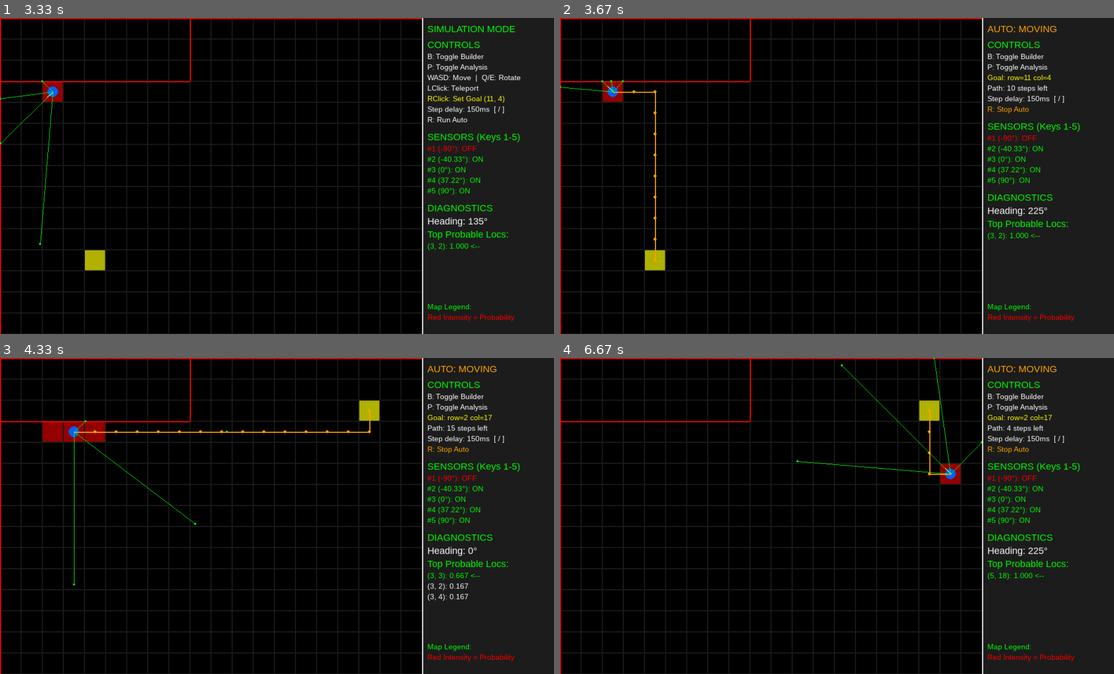
Above: before the commit, frames 1-4 (two rows, left to right).
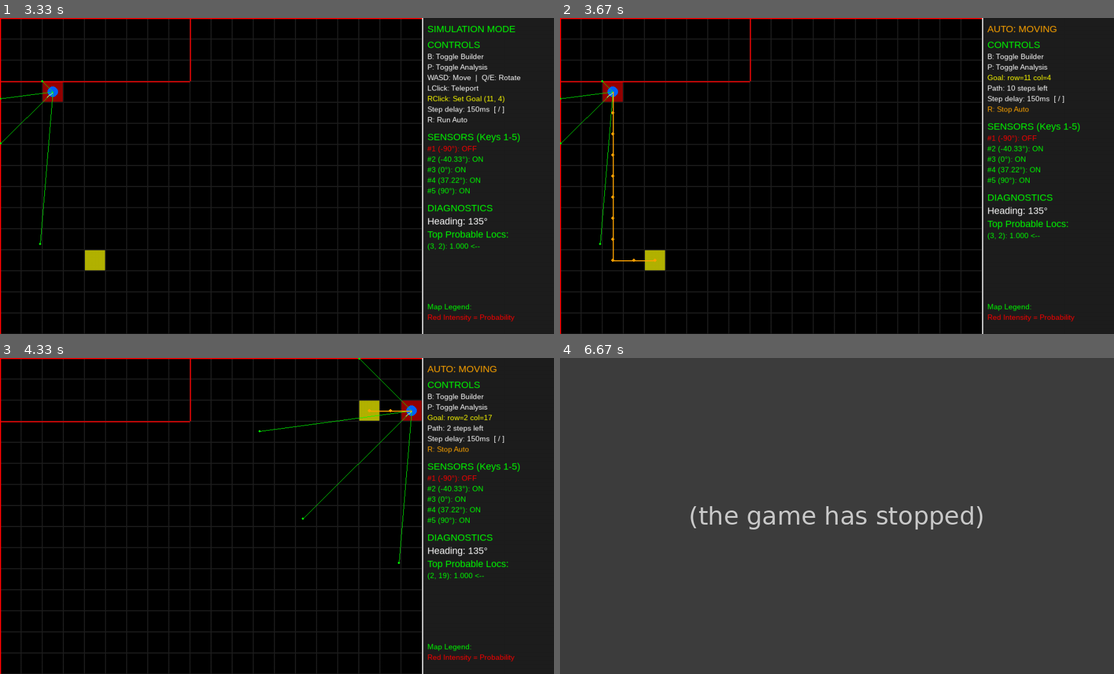
Above: after the commit, the same moments.

Repository: AlonShorr/Project_A
Game: pygame game, started from development/SA_Simulator/lidar_sim/lidar_pygame_sim.py
The game is run twice, just before and just after one commit, with the same random seed, the same clock (stepped at 60 frames per second) and the same inputs.
Inputs (mouse positions are in pixels of both pictures, inside the frame that each line leads up to):
- Up to frame 1 (3.33 s): hold A 0.33-0.87 s; hold S 0.9-1.2 s; tap  at 1.05, 2.15, 2.55 s; tap R at 1.23 s; hold A 1.57-1.97 s; tap 1 at 1.72 s; hold W 2-2.37 s; hold D 2.4-3.03 s; right-click (88, 251) at 3.12 s
- Up to frame 2 (3.67 s): tap R at 3.4 s
- Up to frame 3 (4.33 s): click (421, 399) at 3.78 s; right-click (360, 408) at 4.12 s
- Up to frame 4 (6.67 s): click (792, 497) at 4.45 s; click (776, 481) at 4.78 s; click (776, 519) at 5.12 s; click (787, 579) at 5.45 s; click (770, 547) at 5.78 s; click (825, 623) at 6.12 s; click (947, 478) at 6.45 s

Frame 1 is identical in both runs. In frame 2, 0.6% of the frame differs, in the area x 0-87%, y 19-78%; in frame 3, 2.0%; in frame 4, 100%, in the area x 0-100%, y 0-100%.
Error after the commit: IndexError: index 20 is out of bounds for axis 1 with size 20 (localization.py line 96); the game stopped at 4.57 s (later frames are placeholders)

Commit message:
Implemented a star

Diff:
--- /dev/null
+++ b/development/SA_Simulator/lidar_sim/astar_planner.py
@@ -0,0 +1,146 @@
+"""A* waypoint planner for the simulator grid — drop-in replacement for plan_rrt.
+
+    from astar_planner import plan_astar, path_cells_to_world
+
+    result = plan_astar(
+        wall_map=wall_map,
+        start=(localized_r, localized_c, localized_theta),
+        goal=(goal_r, goal_c),
+    )
+    if result["success"]:
+        path_cells = result["path"]
+        path_world = path_cells_to_world(path_cells)
+    else:
+        print("A* failed:", result["debug"]["reason"])
+"""
+
+from __future__ import annotations
+
+import heapq
+import math
+from typing import Any, Optional
+
+from rrt_planner import (
+    FORWARD,
+    TURN_AROUND,
+    TURN_LEFT,
+    TURN_RIGHT,
+    _action_cost,
+    _make_failure,
+    _map_shape,
+    _success_result,
+    apply_internal_action,
+    is_state_valid,
+    normalize_state,
+    path_cells_to_world,
+    state_path_to_cell_path,
+)
+
+_ACTIONS = (FORWARD, TURN_LEFT, TURN_RIGHT, TURN_AROUND)
+
+
+def _heuristic(state: tuple[int, int, int], goal_cell: tuple[int, int]) -> float:
+    """Manhattan distance — admissible since each forward step costs 1.0 and moves one cell."""
+    return abs(state[0] - goal_cell[0]) + abs(state[1] - goal_cell[1])
+
+
+def plan_astar(
+    wall_map: Any,
+    start: tuple[int, ...],
+    goal: tuple[int, ...],
+    start_theta: Optional[int] = None,
+    goal_theta: Optional[int] = None,
+    return_debug: bool = True,
+) -> dict[str, Any]:
+    """Compute an optimal waypoint path from start to goal using A*.
+
+    Searches over (r, c, theta) states with turn and forward costs from _action_cost,
+    guaranteeing the least-cost path. Returns the same dict format as plan_rrt:
+      result["path"]            — list of (r, c) cells, start cell excluded
+      result["path_with_theta"] — list of (r, c, theta) states, start excluded
+      result["success"]         — bool
+      result["debug"]           — diagnostics dict
+    """
+    try:
+        start_state = normalize_state(start, start_theta, default_theta=0)
+        goal_default_theta = goal_theta if goal_theta is not None else start_state[2]
+        goal_state = normalize_state(goal, goal_theta, default_theta=goal_default_theta)
+    except (TypeError, ValueError) as exc:
+        return _make_failure(str(exc), 0, 0)
+
+    if not is_state_valid(wall_map, start_state):
+        return _make_failure("start is outside the map", 0, 0)
+    if not is_state_valid(wall_map, goal_state):
+        return _make_failure("goal is outside the map", 0, 0)
+
+    goal_cell = goal_state[:2]
+    rows, cols = _map_shape(wall_map)
+
+    g_score: dict[tuple[int, int, int], float] = {start_state: 0.0}
+    came_from: dict[tuple[int, int, int], Optional[tuple[int, int, int]]] = {
+        start_state: None
+    }
+
+    # (f_cost, g_cost, state) — all fields are natively comparable
+    open_heap: list = [(_heuristic(start_state, goal_cell), 0.0, start_state)]
+    closed: set[tuple[int, int, int]] = set()
+    nodes_expanded = 0
+
+    while open_heap:
+        f, g, state = heapq.heappop(open_heap)
+
+        if state in closed:
+            continue
+        closed.add(state)
+        nodes_expanded += 1
+
+        cell_match = state[:2] == goal_cell
+        theta_match = goal_theta is None or state[2] == goal_state[2]
+        if cell_match and theta_match:
+            state_path: list[tuple[int, int, int]] = []
+            s: Optional[tuple[int, int, int]] = state
+            while s is not None:
+                state_path.append(s)
+                s = came_from[s]
+            state_path.reverse()
+
+            path = state_path_to_cell_path(state_path)
+            debug = {
+                "reason": "goal reached",
+                "nodes_expanded": nodes_expanded,
+                "iterations": nodes_expanded,
+                "num_nodes": nodes_expanded,
+                "path_source": "astar",
+                "map_shape": (rows, cols, 4),
+                "start_state": start_state,
+                "goal_state": goal_state,
+                "goal_cell": goal_cell,
+            }
+            return _success_result(
+                wall_map, start_state, goal_state, goal_theta, path, state_path, debug
+            )
+
+        for action in _ACTIONS:
+            nxt = apply_internal_action(wall_map, state, action)
+            if nxt is None or nxt in closed:
+                continue
+            new_g = g + _action_cost(action)
+            if new_g < g_score.get(nxt, math.inf):
+                g_score[nxt] = new_g
+                came_from[nxt] = state
+                heapq.heappush(
+                    open_heap,
+                    (new_g + _heuristic(nxt, goal_cell), new_g, nxt),
+                )
+
+    return _make_failure(
+        "no path exists",
+        nodes_expanded,
+        nodes_expanded,
+        {
+            "map_shape": (rows, cols, 4),
+            "start_state": start_state,
+            "goal_state": goal_state,
+            "goal_cell": goal_cell,
+        },
+    )
--- a/development/SA_Simulator/lidar_sim/lidar_pygame_sim.py
+++ b/development/SA_Simulator/lidar_sim/lidar_pygame_sim.py
@@ -18,7 +18,7 @@
     get_best_estimate,
     do_localization_step,
 )
-from motion_planning import rrt
+from motion_planning import plan_path
 from map_builder import generate_wall_map, toggle_wall_click, dump_selected_cells
 
 
@@ -163,13 +163,13 @@
 
             elif auto_state == AUTO_PLANNING:
                 est_r, est_c, _ = get_best_estimate(prob_matrix)
-                path = rrt((est_r, est_c, robot.angle_index), goal, wall_map)
+                path = plan_path((est_r, est_c, robot.angle_index), goal, wall_map)
                 if path and len(path) > 1:
                     planned_path = list(path[1:])
                     auto_state = AUTO_MOVING
                     print(f"Path found: {len(planned_path)} steps to goal {goal}")
                 elif auto_state != AUTO_IDLE:
-                    print("RRT returned no path. Stopping auto mode.")
+                    print("A* returned no path. Stopping auto mode.")
                     auto_state = AUTO_IDLE
 
             elif auto_state == AUTO_MOVING and auto_step_ready:
--- a/development/SA_Simulator/lidar_sim/motion_planning.py
+++ b/development/SA_Simulator/lidar_sim/motion_planning.py
@@ -1,9 +1,9 @@
-from rrt_planner import plan_rrt, bfs_shortest_path_cells
+from astar_planner import plan_astar
 
 
-def rrt(start, goal, wall_map):
+def plan_path(start, goal, wall_map):
     """
-    Plan a path from start to goal using RRT.
+    Plan a path from start to goal using A*.
 
     start: (r, c) or (r, c, theta_idx)
     goal:  (r, c) target grid cell
@@ -12,39 +12,17 @@
     or an empty list if no path is found.
     """
     start_cell = (int(start[0]), int(start[1]))
-    goal_cell = (int(goal[0]), int(goal[1]))
 
-    bfs_path = bfs_shortest_path_cells(wall_map, start_cell, goal_cell)
-    if bfs_path is None:
-        print("BFS reachability: unreachable")
-    else:
-        print(f"BFS reachability: reachable, shortest path length = {len(bfs_path) - 1}")
-
-    result = plan_rrt(wall_map=wall_map, start=start, goal=goal, max_iter=5000, goal_sample_rate=0.25)
+    result = plan_astar(wall_map=wall_map, start=start, goal=goal)
 
     if result["success"]:
         print(
-            f"RRT result: success after {result['debug'].get('iterations')} iterations, "
-            f"nodes={result['debug'].get('num_nodes')}, source={result['debug'].get('path_source')}"
+            f"A* result: success, "
+            f"nodes_expanded={result['debug'].get('nodes_expanded')}, "
+            f"path_length={len(result['path'])}, "
+            f"path_cost={result['debug'].get('path_cost'):.2f}"
         )
         return [start_cell] + result["path"]
 
-    print("RRT failed:", result["debug"]["reason"])
-    print(
-        "RRT diagnostics: "
-        f"map_shape={result['debug'].get('map_shape')}, "
-        f"start={result['debug'].get('start_state')}, "
-        f"goal={result['debug'].get('goal_state')}, "
-        f"unique_states={result['debug'].get('unique_states_in_tree')}/"
-        f"{result['debug'].get('total_possible_states')}, "
-        f"duplicates={result['debug'].get('duplicate_states_rejected')}, "
-        f"invalid_forward={result['debug'].get('invalid_forward_moves')}, "
-        f"wall_collisions={result['debug'].get('invalid_wall_collisions')}, "
-        f"out_of_bounds={result['debug'].get('invalid_out_of_bounds')}, "
-        f"diagonal_blocks={result['debug'].get('diagonal_forward_blocks')}, "
-        f"goal_samples={result['debug'].get('goal_samples')}, "
-        f"expansions={result['debug'].get('successful_expansions')}, "
-        f"closest={result['debug'].get('closest_node_to_goal')}, "
-        f"closest_dist={result['debug'].get('closest_distance_to_goal')}"
-    )
+    print("A* failed:", result["debug"]["reason"])
     return []
